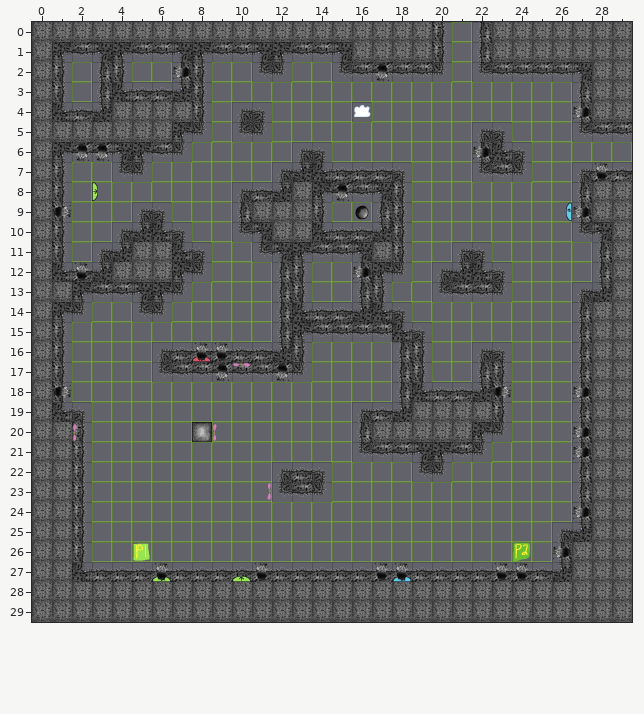
Tiled map -- Project/Maps/Tests/T1.tmx. Above: the version before the commit.
Cells are 64x64 px. Shown: x 0..29, y 0..29.
The result:
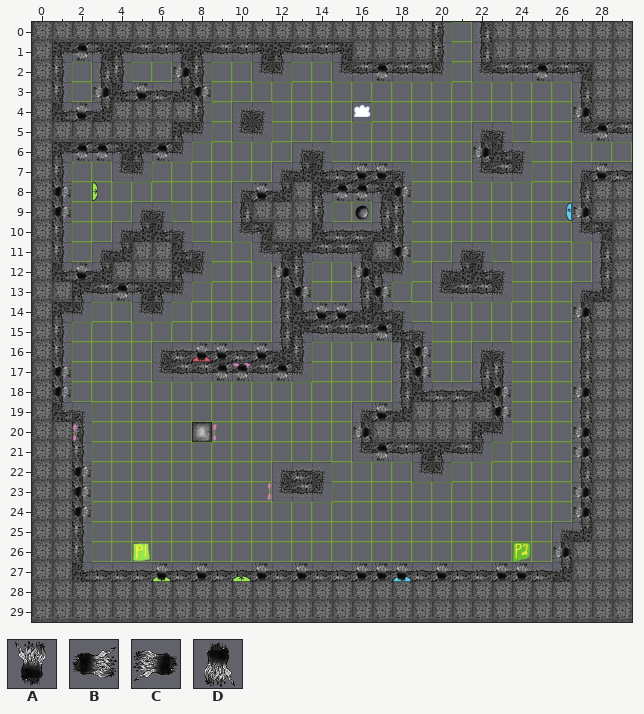
Key: from "Ingredients": A 18, B 19, C 28, D 29.
_ is an empty cell, . an unchanged one.
Edits made:
--- layer "Decorations"
@@ x 1..28 @@
- 1 ._..........................
- 2 ........................_...
- 3 .._._.._....................
- 4 ._..........................
- 5 ..........................._
- 6 ....._......................
- 7 ...............__...........
- 8 _........._...._._..........
+ 1 .D..........................
+ 2 ........................D...
+ 3 ..C.A..B....................
+ 4 .A..........................
+ 5 ...........................D
+ 6 .....D......................
+ 7 ...............AA...........
+ 8 B.........A....D.B..........
@@ x 1..27 @@
-11 ................._.........
-12 ..........._...............
-13 ..._........_..._..........
-14 .............__..........._
-15 ................_..........
-16 .........._......._........
-17 _........_........_........
+11 .................B.........
+12 ...........C...............
+13 ...D........B...B..........
+14 .............AA...........C
+15 ................D..........
+16 ..........A.......B........
+17 B........D........B........
@@ x 2..27 @@
-19 ..............._....._....
-20 .............._...........
-21 ..............._..........
-22 _.........................
-23 _........................_
-24 _.........................
+19 ...............A.....B....
+20 ..............C...........
+21 ...............D..........
+22 B.........................
+23 B........................C
+24 B.........................
@@ x 8..20 @@
-27 _...._.._..._
+27 A....A..A...A
